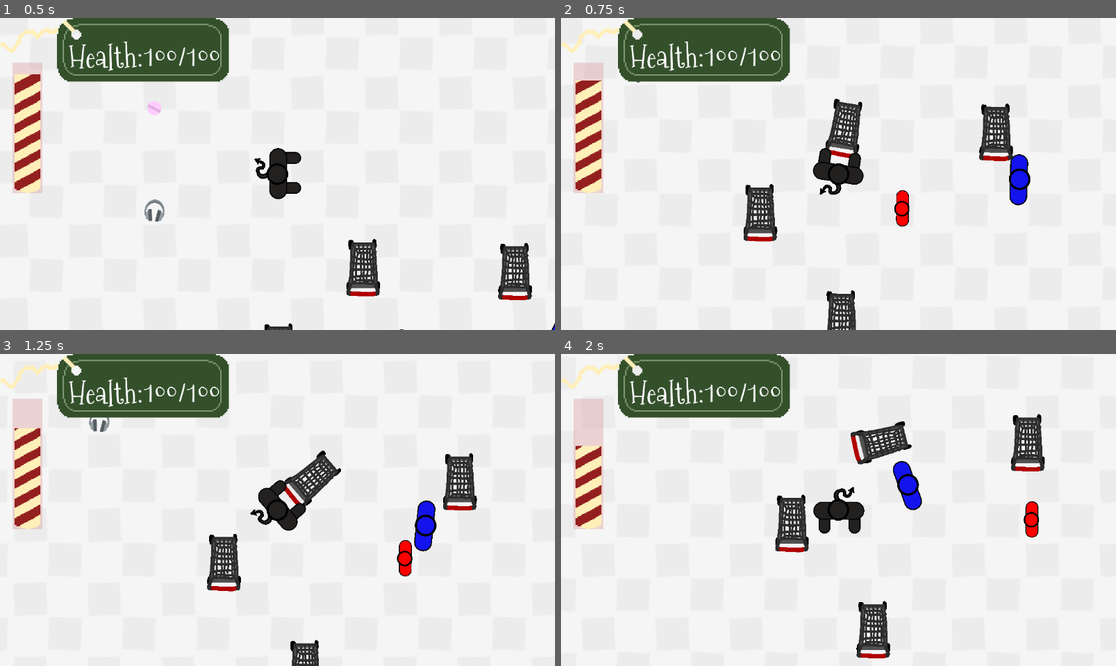
Above: before the commit, frames 1-4 (two rows, left to right).
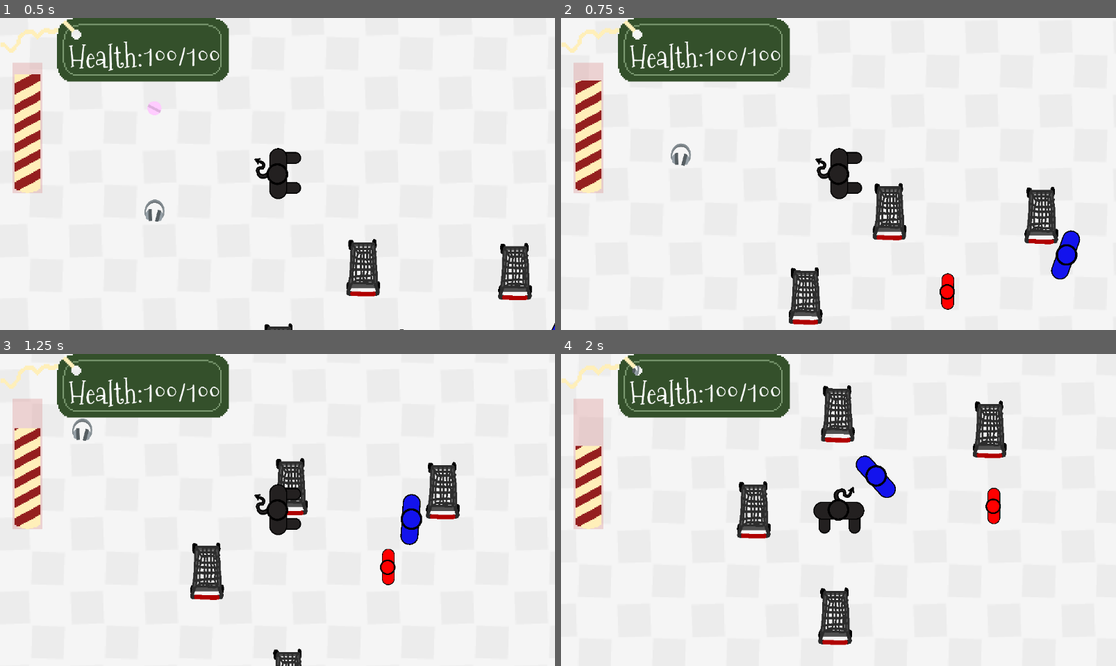
Above: after the commit, the same moments.

Repository: skeeeth/Krampus-Game
Game: Godot game, scene res://cart_test.tscn
The game is run twice, just before and just after one commit, with the same random seed, the same clock (stepped at 60 frames per second) and the same inputs. The engine's default icon, where the game draws it, is replaced by a stand-in: a white triangle on a blue panel in a dark square.
Inputs:
- Up to frame 1 (0.5 s): no input
- Up to frame 2 (0.75 s): hold Right (right) from 0.53 s (still down); hold Z (interact) from 0.53 s (still down)
- Up to frame 3 (1.25 s): keep holding Right (right); keep holding Z (interact)
- Up to frame 4 (2 s): release Right (right) at 1.28 s; release Z (interact) at 1.28 s; hold Down (down) from 1.28 s (still down); tap X (attack) at 1.35 s; tap Z (interact) at 1.55 s

Frame 1 is identical in both runs. In frame 2, 7.8% of the frame differs, in the area x 13-94%, y 20-100%; in frame 3, 6.2%; in frame 4, 8.2%, in the area x 10-88%, y 3-98%.

Commit message:
Cart Glide

Diff:
--- a/Carts/shopping_cart.gd
+++ b/Carts/shopping_cart.gd
@@ -12,7 +12,7 @@
 @export var angular_friction:float = 3
 @export var maximum_angular_speed = 1.4
 var angular_speed:float = 0
-
+@onready var rider_offset_position = $RiderOffsetPosition
 
 '''
 func on_player_interaction(player:Krampus):
--- a/Items/Instances/headphones.tscn
+++ b/Items/Instances/headphones.tscn
@@ -10,6 +10,9 @@
 
 [node name="Item" instance=ExtResource("1_eyda6")]
 script = ExtResource("2_rxon3")
+item_name = "Headphones"
+description = "Increase tolerance to Christmas Cheer"
+flavor = "Quiet, you!"
 
 [node name="Sprite2D" parent="." index="1"]
 scale = Vector2(0.5, 0.5)
--- a/Player/krampus.gd
+++ b/Player/krampus.gd
@@ -2,11 +2,12 @@
 extends CharacterBody2D
 
 @export var move_speed:float = 120
+@export var glide_time:float = 0.4 #not actually reflective of any unit of time
 
 var cart:ShoppingCart = null
 
 var facing_direction:Vector2 = Vector2.RIGHT
-
+var gliding:bool = false
 #func _ready() -> void:
 	#global_position = PlayerVariables.previous_position
 
@@ -14,14 +15,16 @@
 	#PlayerVariables.previous_position = global_position
 
 func on_attempt_interaction(interaction_target:InteractableArea):
-	if (cart != null):
+	if (cart != null and !gliding):
 		cart.stop_riding()
 		cart = null
 
 	elif (interaction_target != null):
 		if (interaction_target.handler is ShoppingCart):
+			gliding = true
 			cart = interaction_target.handler
-			cart.start_riding(self)
+			cart.collision_mask = 10 #layer 2 + 4
+			#hardcoded value, if default cart mask changes will not be reflected
 
 
 func _input(event: InputEvent) -> void:
@@ -35,8 +38,22 @@
 
 func _physics_process(delta: float) -> void:
 	if (cart != null):
-		rotation = cart.rotation - PI/2
-		return
+		if gliding:
+			var diff = (cart.rider_offset_position.global_position - global_position)
+			#PID is probably the ideal solution here
+			# but thats way too much effort right now
+			# so its just proportional with a minimum
+			velocity = (diff/glide_time) + (diff.normalized()*5.0)
+
+			if diff.length() < 50:
+				cart.start_riding(self)
+				gliding = false
+				cart.collision_mask = 11 #layer 1 + 2 + 4 hardcoded
+			move_and_slide()
+			return
+		else:
+			rotation = cart.rotation - PI/2
+			return
 
 	var input_direction = Input.get_vector("left", "right", "up", "down")
 
@@ -44,6 +61,6 @@
 		facing_direction = input_direction
 		rotation = input_direction.angle()
 
-	velocity = move_speed * input_direction.normalized()
+		velocity = move_speed * input_direction.normalized()
 
 	move_and_slide()
